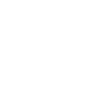
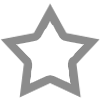
Layer changes from the first 100x100 image to the second:
pixels changed over box(0, 3, 100, 98) (layer not identified)
